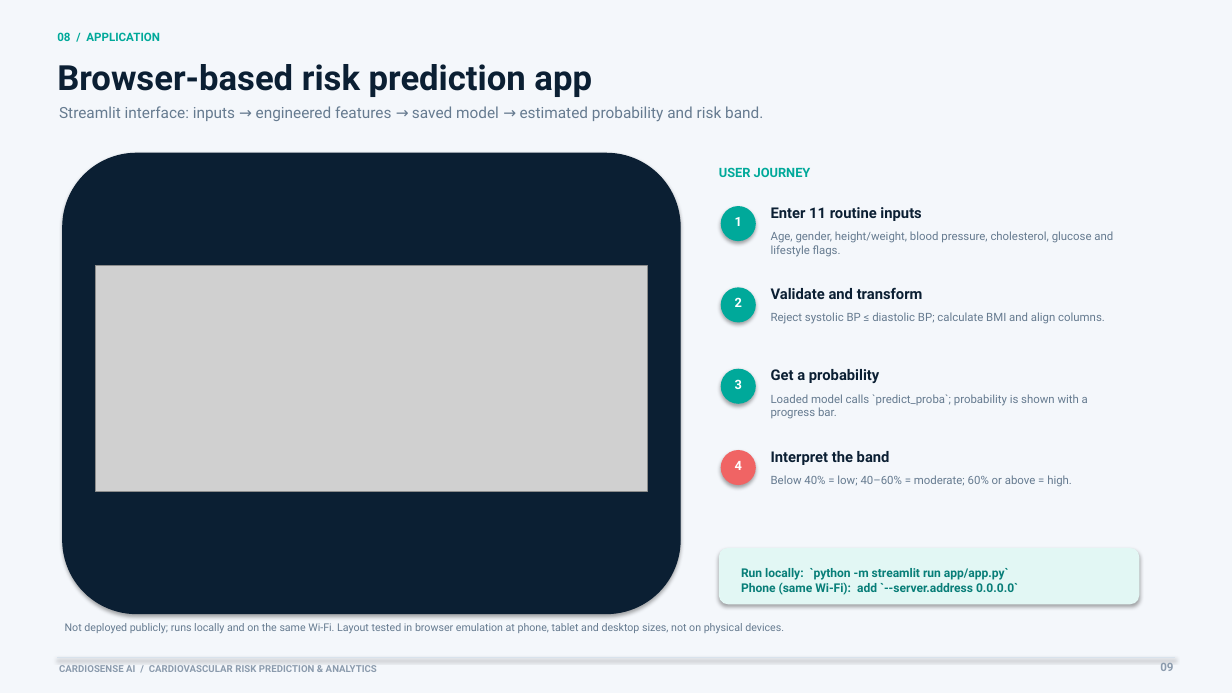
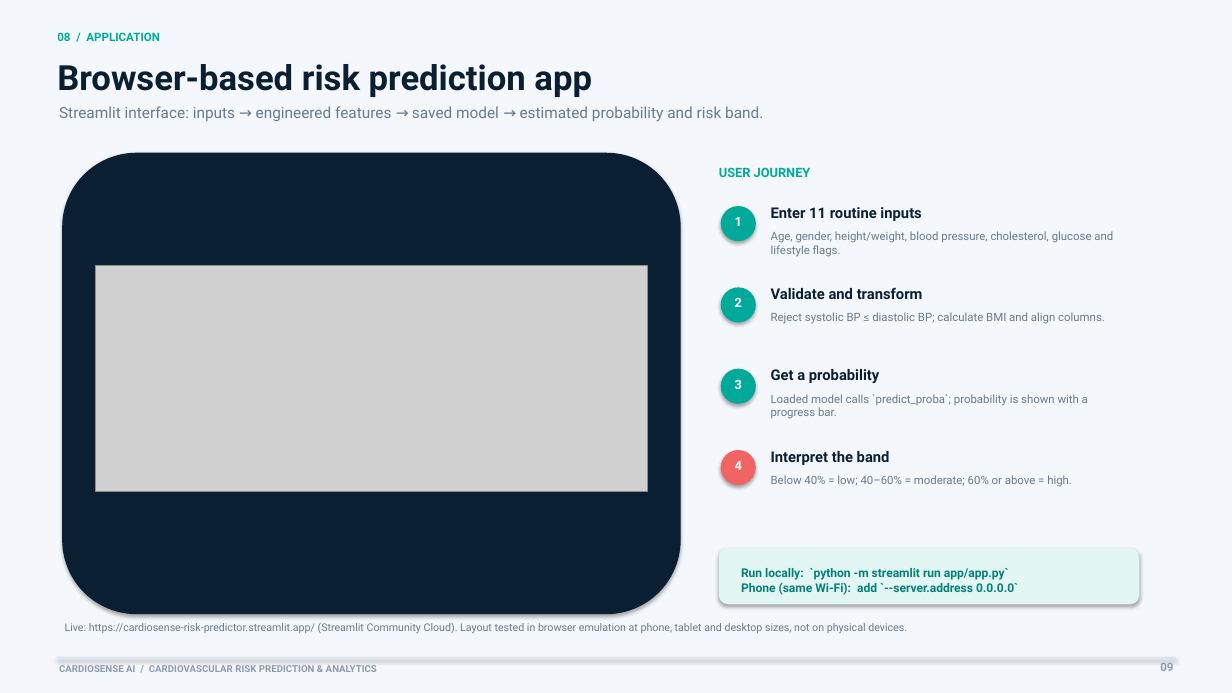
Before and after one commit to Anamom-exd/CardioSense-AI, a slide deck: slide 9 of CardioSense_AI_Presentation.pptx. Drawn at 1232x693 pixels with LibreOffice and Linux fonts; fonts in the diff are those of the drawing; grey boxes stand for pictures. Boxes give left, top, right and bottom in pixels: in the first picture for what was removed or moved away, otherwise in the second. Text is boxed around its words. In the diff, an @@ line names an element or a change of style, - is before the commit and + after.

```diff
--- a/CardioSense_AI_Presentation.pptx
+++ b/CardioSense_AI_Presentation.pptx
@@ text at (65, 623, 907, 633): text changed @@
-Not deployed publicly; runs locally and on the same Wi-Fi. Layout tested in browser emulation at phone, tablet and desktop sizes, not on physical devices.
+Live: https://cardiosense-risk-predictor.streamlit.app/ (Streamlit Community Cloud). Layout tested in browser emulation at phone, tablet and desktop sizes, not on physical devices.
```
Also in this commit, not shown: 1 other slide changed, 4 other files.
